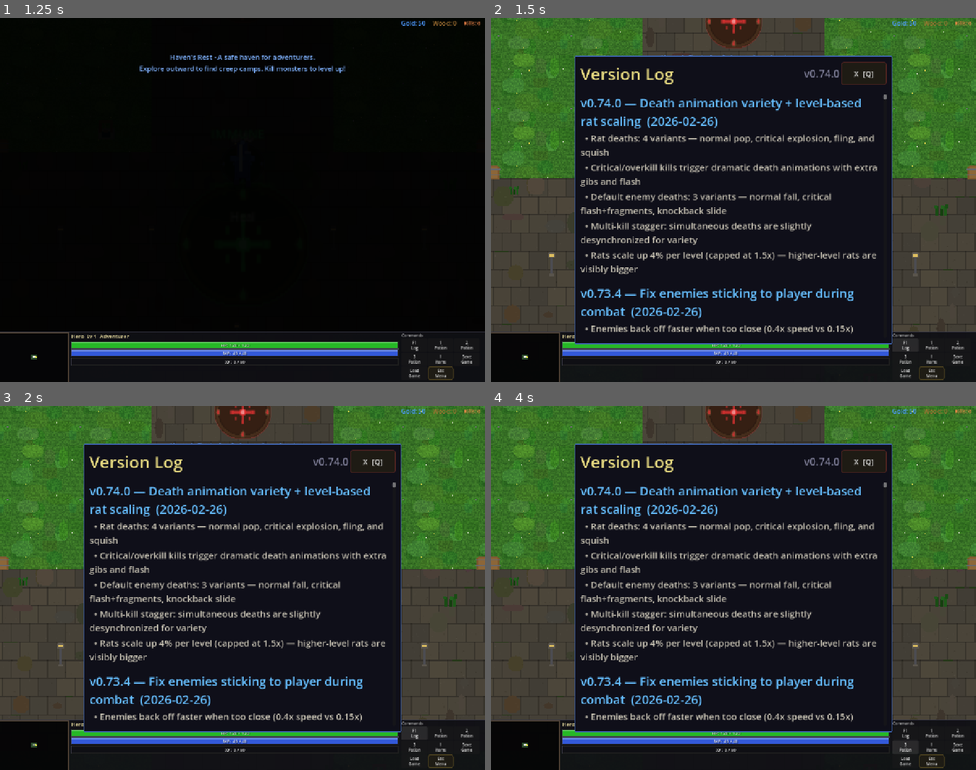
Above: before the commit, frames 1-4 (two rows, left to right).
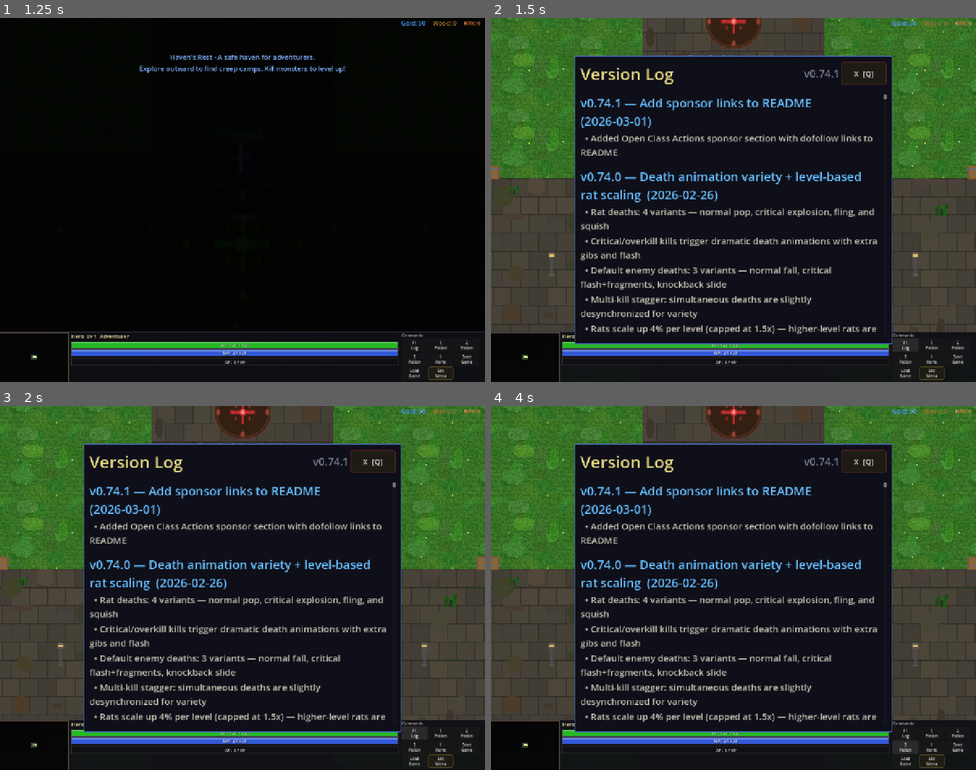
Above: after the commit, the same moments.

Repository: slxny/legends-open-rpg
Game: Godot game, scene res://scenes/main.tscn
The game is run twice, just before and just after one commit, with the same random seed, the same clock (stepped at 60 frames per second) and the same inputs.
Inputs (mouse positions are in pixels of both pictures, inside the frame that each line leads up to):
- Up to frame 1 (1.25 s): tap Enter at 0.5 s; move the mouse to (218, 272) at 0.52 s; hold W (move_up) from 0.53 s (still down); hold Space (attack) from 0.53 s (still down); click (218, 272) at 0.67 s
- Up to frame 2 (1.5 s): release W (move_up) at 1.25 s; release Space (attack) at 1.25 s; click "F1 Log" at 1.25 s
- Up to frame 3 (2 s): no input
- Up to frame 4 (4 s): click "1 Potion" at 2 s; click "2 Potion" at 2.75 s; click "3 Potion" at 3.5 s

Frame 1 is identical in both runs. In frame 2, 9.7% of the frame differs, in the area x 18-80%, y 14-87%; in frame 3, 9.7%; in frame 4, 9.7%.
Error in both runs: Invalid assignment of property or key '_mobile_potion_btns' with value of type 'Array' on a base object of type 'CharacterBody2D (player.gd)'. (res://scenes/ui…

Commit message:
Add Open Class Actions sponsor links to README
Added a "Sponsored By" section with dofollow links to openclassactions.com
in the README. Bumped version to v0.74.1.

https://claude.ai/code/session_01W58FZyTmwuZCwpQn5mMfSV

Diff:
--- a/scenes/ui/changelog_dialog.gd
+++ b/scenes/ui/changelog_dialog.gd
@@ -9,9 +9,17 @@
 var _is_visible: bool = false
 var _is_mobile: bool = false
 
-const GAME_VERSION := "v0.74.0"
+const GAME_VERSION := "v0.74.1"
 
 const CHANGELOG: Array[Dictionary] = [
+	{
+		"version": "v0.74.1",
+		"title": "Add sponsor links to README",
+		"date": "2026-03-01",
+		"entries": [
+			"Added Open Class Actions sponsor section with dofollow links to README",
+		]
+	},
 	{
 		"version": "v0.74.0",
 		"title": "Death animation variety + level-based rat scaling",
Not shown, changed: README.md
